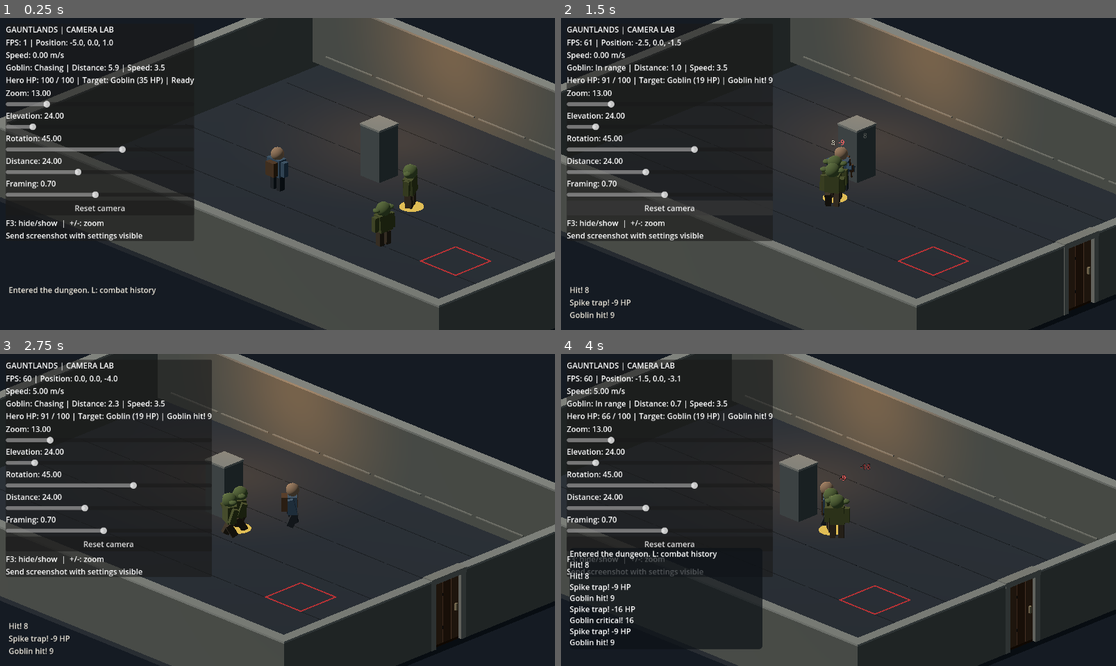
Above: before the commit, frames 1-4 (two rows, left to right).
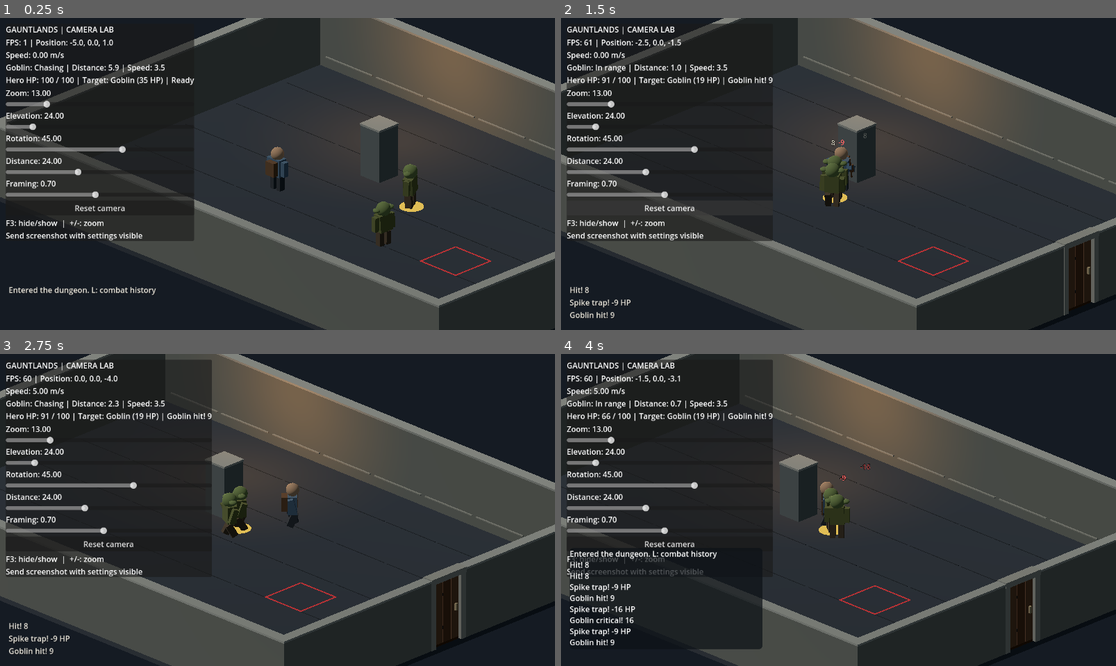
Above: after the commit, the same moments.

Repository: Jonty303/Project-Gauntlands
Game: Godot game, scene res://scenes/experiment_25d.tscn
Same seed, same stepped clock (60 frames per second), same inputs: the game is played once before the commit and once after it. This scene is started directly instead of the project's main scene.
Inputs (mouse positions are in pixels of both pictures, inside the frame that each line leads up to):
- Up to frame 1 (0.25 s): no input
- Up to frame 2 (1.5 s): tap Enter (ui_accept) at 0.5, 0.77 s; move the mouse to (960, 158) at 0.52 s; hold D (move_right) 0.53-1.25 s; hold Space (attack) 0.53-1.25 s; click (960, 158) at 0.67 s; drag from (727, 189) to (810, 236) at 1.27 s
- Up to frame 3 (2.75 s): move the mouse to (333, 441) at 2.02 s; hold D (move_right) from 2.03 s (still down); tap Q (target_previous) at 2.1 s
- Up to frame 4 (4 s): release D (move_right) at 2.75 s; drag from (810, 572) to (672, 463) at 2.77 s; move the mouse to (1005, 556) at 3.52 s; hold A (move_left) from 3.53 s (still down); tap L at 3.6 s; tap Enter (ui_accept) at 3.77 s

The runs differ from the first frame. In frame 1, 0.2% of the frame differs, in the area x 56-63%, y 0-19%; in frame 2, 0.2%; in frame 3, less than 0.1%; in frame 4, less than 0.1%.

Commit message:
Remove room corner mesh overlap by trimming wall spans and matching socket segments

Diff:
--- a/scripts/dungeon_room_25d.gd
+++ b/scripts/dungeon_room_25d.gd
@@ -21,16 +21,16 @@
 
 func _build() -> void:
     _box("Floor", Vector3(0,-0.18,0), Vector3(room_width,0.35,room_depth), floor_color, false)
-    _box("NorthWall", Vector3(0,1.55,-room_depth*0.5), Vector3(room_width+0.45,WALL_HEIGHT,0.45), stone_color)
+    _box("NorthWall", Vector3(0,1.55,-room_depth*0.5), Vector3(room_width-0.45,WALL_HEIGHT,0.45), stone_color)
     _box("SouthWall", Vector3(0,1.55,room_depth*0.5), Vector3(room_width+0.45,WALL_HEIGHT,0.45), stone_color)
     _end_wall("West", -room_width*0.5, west_opening)
     _end_wall("East", room_width*0.5, east_opening)
 
 func _end_wall(side: String, x: float, opening: float) -> void:
     if opening <= 0.0:
-        _box(side+"Wall", Vector3(x,1.55,0), Vector3(0.45,WALL_HEIGHT,room_depth), stone_color)
+        _box(side+"Wall", Vector3(x,1.55,0), Vector3(0.45,WALL_HEIGHT,room_depth-0.45), stone_color)
         return
-    var segment := (room_depth-opening)*0.5
+    var segment := (room_depth - 0.45 - opening) * 0.5
     if segment <= 0.0:
         return
     for sign in [-1.0,1.0]:
